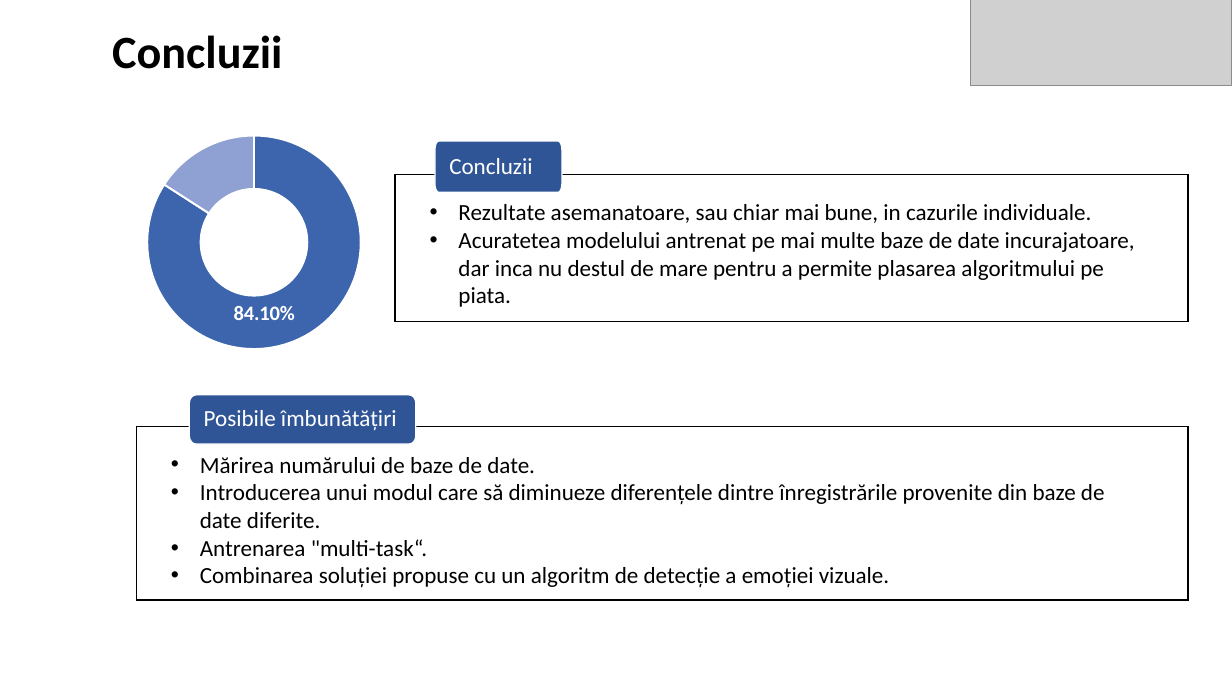
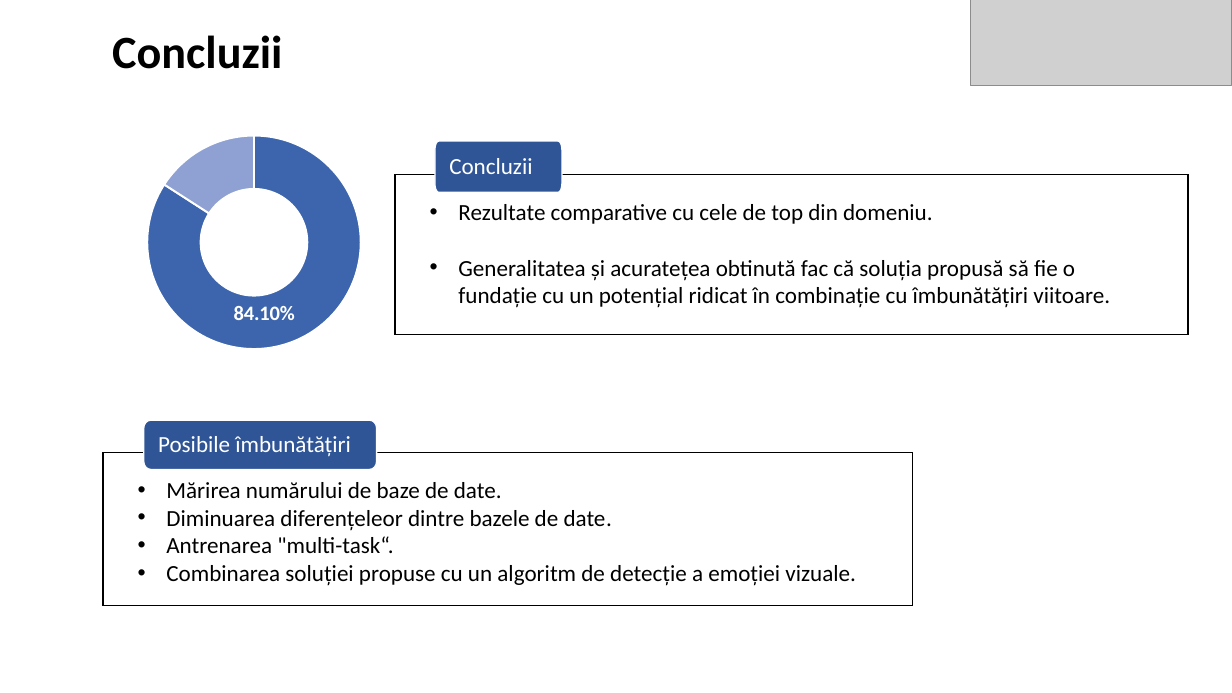
Before and after one commit to raulsteleac/Speech_Emotion_Recognition, a slide deck: slide 11 of LucrareLicenta/PrezentareLucrare.pptx (slide 15 before the commit). Drawn at 1232x693 pixels with LibreOffice and Linux fonts; fonts in the diff are those of the drawing; grey boxes stand for pictures. Boxes give left, top, right and bottom in pixels: in the first picture for what was removed or moved away, otherwise in the second. Text is boxed around its words. In the diff, an @@ line names an element or a change of style, - is before the commit and + after.

```diff
--- a/LucrareLicenta/PrezentareLucrare.pptx
+++ b/LucrareLicenta/PrezentareLucrare.pptx
@@ freeform shape "Rezultate comparative cu cele de ...": place and size @@
-freeform shape "Rezultate comparative cu cele de ..." at (395, 175, 1188, 322)
+freeform shape "Rezultate comparative cu cele de ..." at (395, 175, 1188, 335)
@@ text in freeform shape at (458, 204, 1110, 308): text changed @@
-• Rezultate asemanatoare, sau chiar mai bune, in cazurile individuale.
-• Acuratetea modelului antrenat pe mai multe baze de date incurajatoare, dar inca nu destul de mare pentru a permite plasarea algoritmului pe piata.
+• Rezultate comparative cu cele de top din domeniu.
+• Generalitatea și acuratețea obtinută fac că soluția propusă să fie o fundație cu un potențial ridicat în combinație cu îmbunătățiri viitoare.
@@ freeform shape "Posibile îmbunătățiri": place and size @@
-freeform shape "Posibile îmbunătățiri" at (189, 395, 416, 444)
+freeform shape "Posibile îmbunătățiri" at (144, 421, 377, 470)
@@ freeform shape "Mărirea numărului de baze de ...": place and size @@
-freeform shape "Mărirea numărului de baze de ..." at (137, 427, 1189, 600)
+freeform shape "Mărirea numărului de baze de ..." at (103, 452, 912, 605)
@@ text in freeform shape at (166, 510, 612, 530): text changed @@
-• Introducerea unui modul care să diminueze diferențele dintre înregistrările provenite din baze de date diferite.
+• Diminuarea diferențeleor dintre bazele de date.
```
Also in this commit, not shown: 9 other slides changed, 2 slides added, 5 slides removed, 1 other file.
